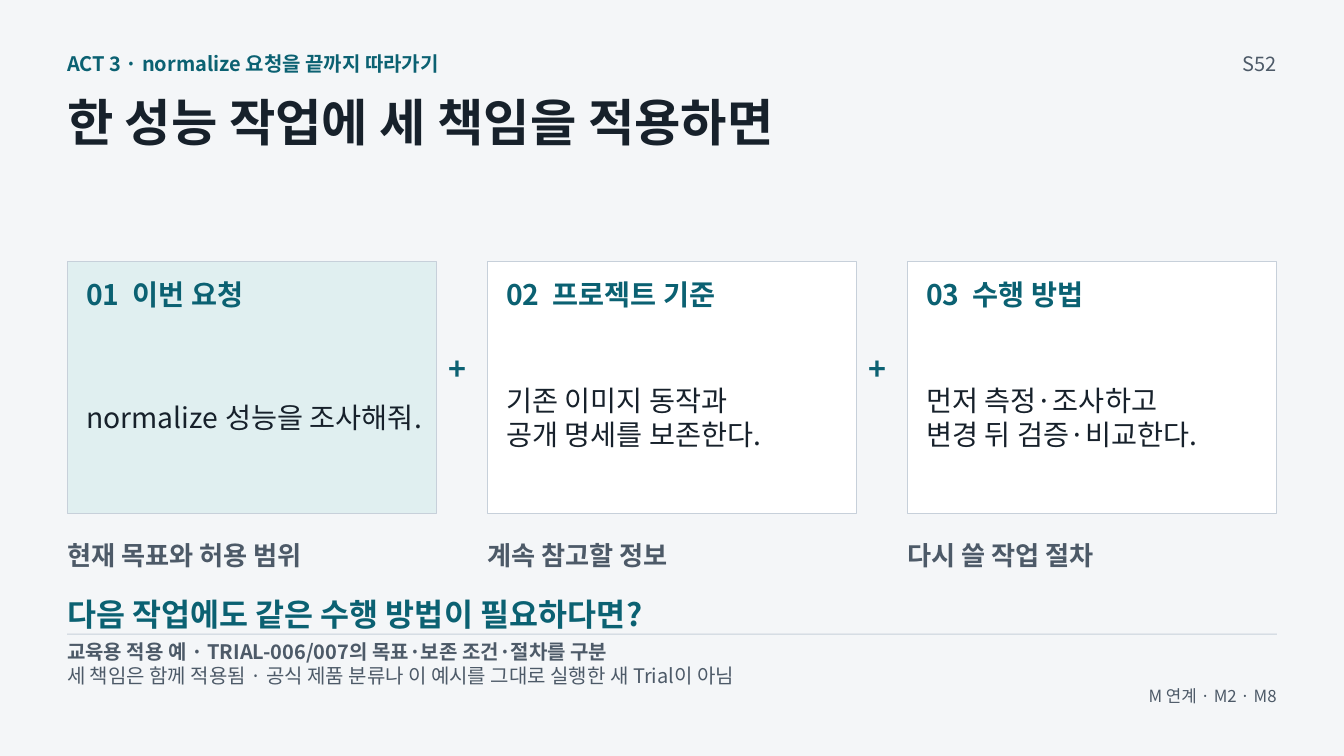
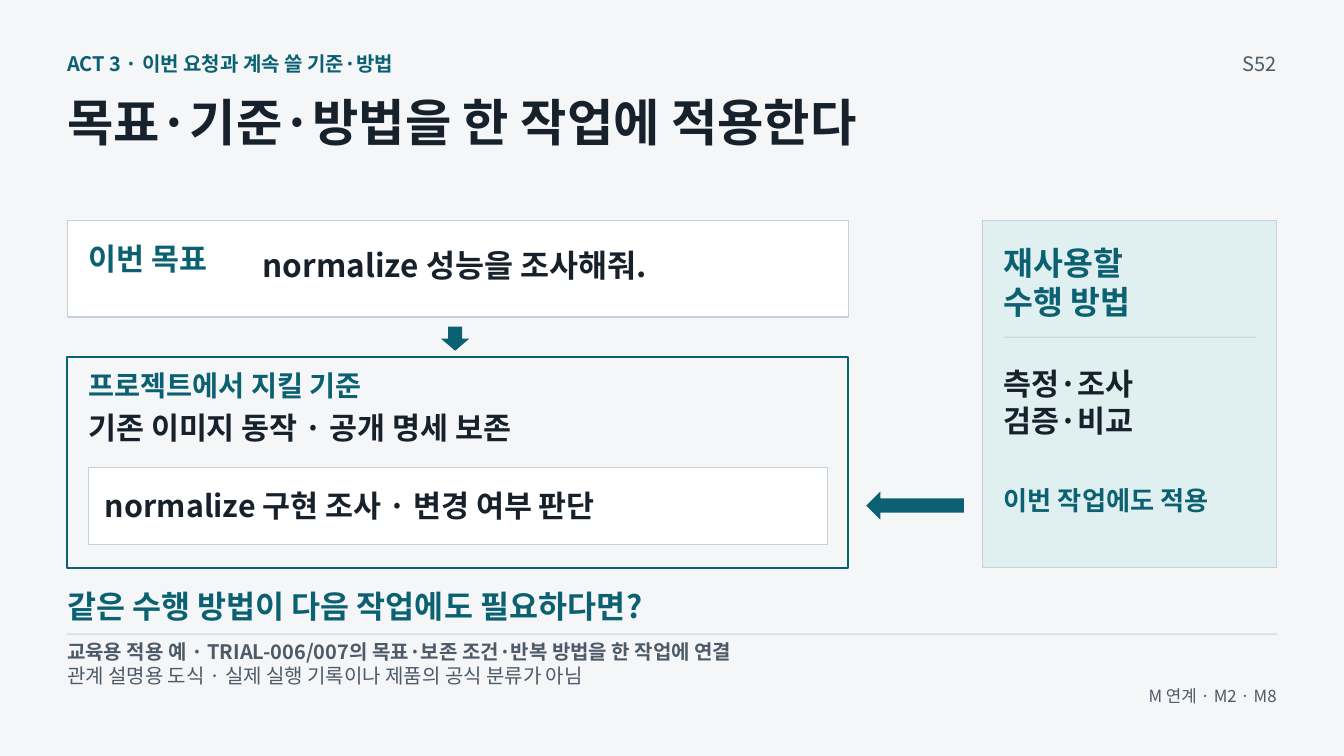
Before and after one commit to GideokKim/ai-dev-training, a slide deck: slide 52 of production/AI_Dev_Training_Full.pptx. Drawn at 1344x756 pixels with LibreOffice and Linux fonts; fonts in the diff are those of the drawing. Boxes give left, top, right and bottom in pixels: in the first picture for what was removed or moved away, otherwise in the second. Text is boxed around its words. In the diff, an @@ line names an element or a change of style, - is before the commit and + after.

```diff
--- a/production/AI_Dev_Training_Full.pptx
+++ b/production/AI_Dev_Training_Full.pptx
@@ text at (67, 54, 393, 73): text changed @@
-ACT 3 · normalize 요청을 끝까지 따라가기
+ACT 3 · 이번 요청과 계속 쓸 기준·방법
@@ text at (67, 98, 856, 146): text changed @@
-한 성능 작업에 세 책임을 적용하면
+목표·기준·방법을 한 작업에 적용한다
@@ rectangle added at (68, 221, 849, 318), fill #FFFFFF, outline #C7D0DA 0.75 pt @@
@@ rectangle: place and size @@
-rectangle at (907, 261, 1277, 513)
+rectangle at (983, 221, 1277, 569)
@@ rectangle at (983, 221, 1277, 569): fill #FFFFFF to #E0EFF0 @@
@@ rectangle removed at (68, 261, 438, 513) @@
@@ text added at (88, 244, 207, 273), 21.8 pt, text #0B6172, bold @@
+이번 목표
@@ text "normalize 성능을 조사해줘.": place and size @@
-text "normalize 성능을 조사해줘." at (86, 404, 422, 431)
+text "normalize 성능을 조사해줘." at (263, 250, 647, 280)
@@ text "normalize 성능을 조사해줘." at (263, 250, 647, 280): size 20.2 to 22.5 pt, bold on @@
@@ rectangle removed at (487, 261, 857, 513) @@
@@ text at (1004, 247, 1131, 317): text changed; size 20.2 to 23.2 pt @@
-03 수행 방법
+재사용할
+수행 방법
@@ text removed at (86, 281, 243, 308) @@
-01 이번 요청
@@ down arrow added at (442, 327, 470, 351), fill #0B6172 @@
@@ rectangle added at (68, 357, 849, 568), fill #F4F6F8, outline #0B6172 1.5 pt @@
@@ text removed at (449, 350, 474, 386) @@
-+
@@ text removed at (868, 350, 893, 386) @@
-+
@@ line added from (1004, 337) to (1256, 337), #C7D0DA 0.75 pt @@
@@ text at (88, 372, 362, 399): text changed @@
-02 프로젝트 기준
+프로젝트에서 지킬 기준
@@ text at (1004, 369, 1134, 435): text changed; size 20.2 to 21.8 pt; bold on @@
-먼저 측정·조사하고
-변경 뒤 검증·비교한다.
+측정·조사
+검증·비교
@@ text at (88, 413, 511, 442): text changed; size 20.2 to 21.8 pt; bold on @@
-기존 이미지 동작과
-공개 명세를 보존한다.
+기존 이미지 동작 · 공개 명세 보존
@@ rectangle added at (89, 468, 828, 545), fill #FFFFFF, outline #C7D0DA 0.75 pt @@
@@ text added at (105, 491, 595, 520), 21.8 pt, text #17212B, bold @@
+normalize 구현 조사 · 변경 여부 판단
@@ left arrow added at (866, 492, 964, 520), fill #0B6172 @@
@@ text added at (1004, 488, 1208, 513), 18.8 pt, text #0B6172, bold @@
+이번 작업에도 적용
@@ text removed at (67, 543, 302, 568) @@
-현재 목표와 허용 범위
@@ text removed at (487, 543, 668, 568) @@
-계속 참고할 정보
@@ text removed at (907, 543, 1094, 568) @@
-다시 쓸 작업 절차
@@ text at (67, 591, 642, 621): text changed @@
-다음 작업에도 같은 수행 방법이 필요하다면?
+같은 수행 방법이 다음 작업에도 필요하다면?
@@ text at (67, 642, 731, 663): text changed @@
-교육용 적용 예 · TRIAL-006/007의 목표·보존 조건·절차를 구분
+교육용 적용 예 · TRIAL-006/007의 목표·보존 조건·반복 방법을 한 작업에 연결
@@ text at (67, 662, 583, 685): text changed @@
-세 책임은 함께 적용됨 · 공식 제품 분류나 이 예시를 그대로 실행한 새 Trial이 아님
+관계 설명용 도식 · 실제 실행 기록이나 제품의 공식 분류가 아님
```
Also in this commit, not shown: 24 other files.
